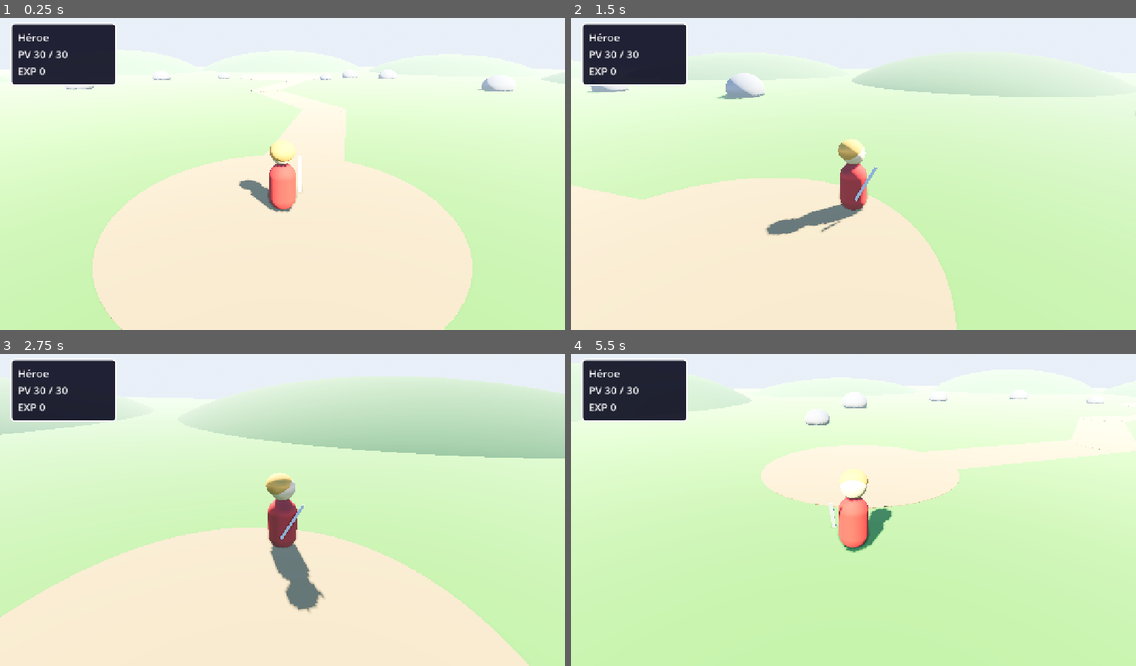
Above: before the commit, frames 1-4 (two rows, left to right).
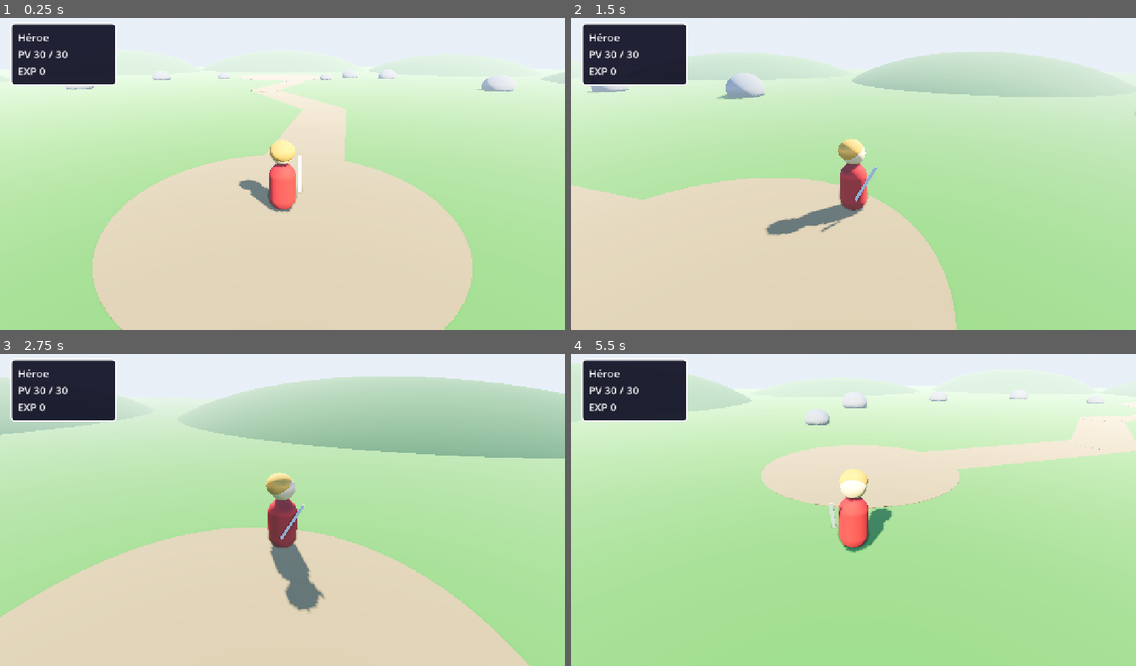
Above: after the commit, the same moments.

Repository: apergas/rpg-turnos
Game: Godot game, scene res://scenes/game/game.tscn
Two runs of this game, one before a commit and one after it. Both use one fixed random seed, a clock stepped at 60 frames per second and the inputs below.
Inputs (mouse positions are in pixels of both pictures, inside the frame that each line leads up to):
- Up to frame 1 (0.25 s): no input
- Up to frame 2 (1.5 s): tap Enter (ui_accept) at 0.5, 0.77 s; move the mouse to (977, 155) at 0.52 s; hold D 0.53-1.25 s; hold Q 0.53-1.25 s; click (977, 155) at 0.67 s; drag from (740, 186) to (825, 233) at 1.27 s
- Up to frame 3 (2.75 s): move the mouse to (339, 438) at 2.02 s; hold D from 2.03 s (still down); hold Q from 2.03 s (still down)
- Up to frame 4 (5.5 s): release D at 2.75 s; release Q at 2.75 s; drag from (825, 569) to (684, 460) at 2.77 s; move the mouse to (1023, 553) at 3.52 s; hold A 3.53-4.25 s; hold Q 3.53-4.25 s; tap Enter (ui_accept) at 3.77 s; drag from (684, 460) to (768, 428) at 4.27 s; move the mouse to (881, 506) at 5.02 s; hold S from 5.03 s (still down); hold Q from 5.03 s (still down); click (881, 506) at 5.17 s

The runs differ from the first frame. In frame 1, 36% of the frame differs, in the area x 0-100%, y 28-100%; in frame 2, 41%; in frame 3, 48%; in frame 4, 66%, in the area x 0-100%, y 23-100%.

Commit message:
Switch to the Compatibility renderer and deploy the web build to GitHub Pages

Diff:
--- a/project.godot
+++ b/project.godot
@@ -13,7 +13,7 @@
 config/name="rpg-turnos"
 config/version="0.1"
 run/main_scene="res://scenes/game/game.tscn"
-config/features=PackedStringArray("4.7", "Forward Plus")
+config/features=PackedStringArray("4.7", "GL Compatibility")
 config/icon="res://icon.svg"
 
 [display]
@@ -29,4 +29,6 @@
 
 [rendering]
 
+renderer/rendering_method="gl_compatibility"
+renderer/rendering_method.mobile="gl_compatibility"
 rendering_device/driver.windows="d3d12"
--- a/scripts/battle/battle_stage.gd
+++ b/scripts/battle/battle_stage.gd
@@ -95,7 +95,9 @@
 static func _add_sun(root: Node3D) -> void:
 	var sun := DirectionalLight3D.new()
 	sun.light_color = Color(1.0, 0.9, 0.75)
-	sun.light_energy = 1.3
+	# Tuned for the Compatibility renderer (needed for the web build); 1.3 looked
+	# right under Forward+ but washes everything out here.
+	sun.light_energy = 0.6
 	sun.shadow_enabled = true
 	sun.rotation_degrees = Vector3(-40, 35, 0)
 	root.add_child(sun)
Not shown, added: export_presets.cfg
Not shown, changed: CLAUDE.md
